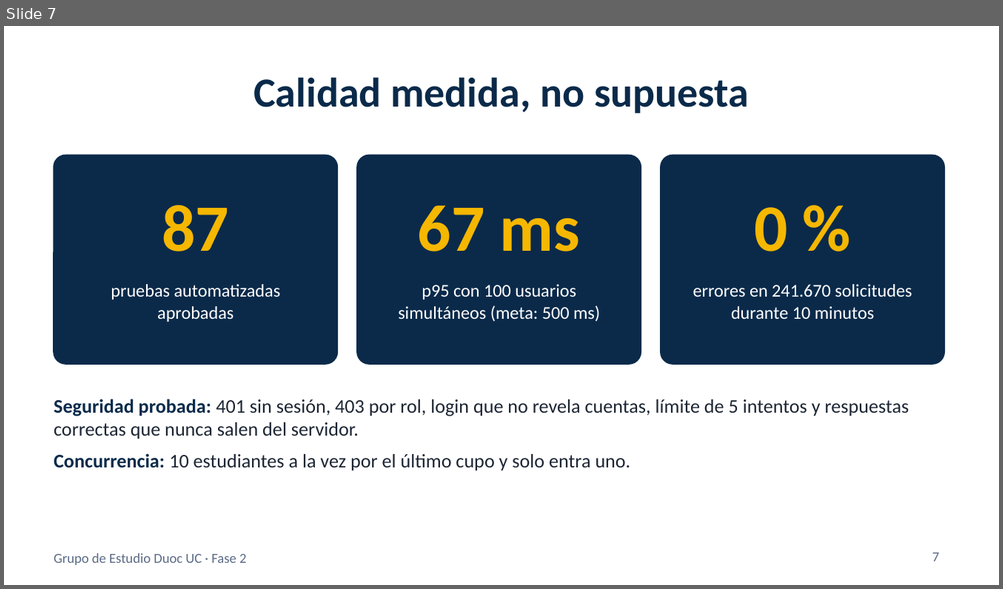
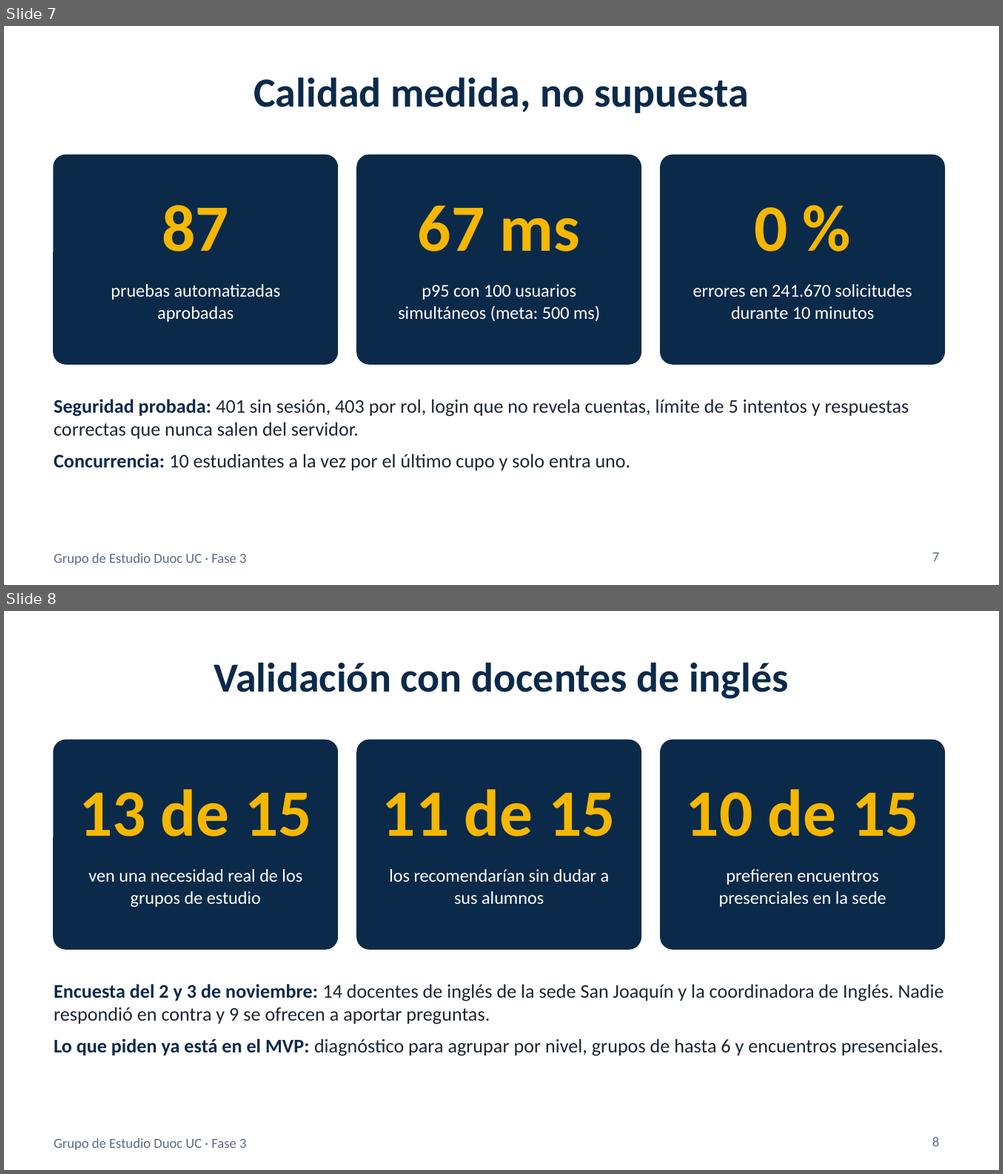
Before and after one commit to alanmartinez135/capstone, a slide deck: Fase 2/Evidencias Proyecto/Presentación Proyecto.pptx. Shown one above the other, each under a label of ours: slide 7 before the commit, slides 7 and 8 after it. The pictures are 1003x589 and 1003x1174 pixels, drawn with LibreOffice and Linux fonts; fonts in the diff are those of the drawing. Boxes give left, top, right and bottom in pixels: in the first picture for what was removed or moved away, otherwise in the second. Text is boxed around its words. In the diff, an @@ line names an element or a change of style, - is before the commit and + after.

Commit message:
cambios fase 2
se añadieron archivos faltantes, además de actualizar guia 2.4 y 2.6

```diff
--- a/Fase 2/Evidencias Proyecto/Presentación Proyecto.pptx
+++ b/Fase 2/Evidencias Proyecto/Presentación Proyecto.pptx
@@ slide 8 added at [4,611,999,1170], background #FFFFFF; not listed: 1 template element that a slide beside it also shows @@
@@ title added at [213,662,788,699], 30 pt, text #0B2A4A, bold @@
+Validación con docentes de inglés
@@ rounded rectangle added at [54,741,337,949], fill #0B2A4A, outline #0B2A4A 1 pt @@
@@ rounded rectangle added at [357,741,640,949], fill #0B2A4A, outline #0B2A4A 1 pt @@
@@ rounded rectangle added at [660,741,944,949], fill #0B2A4A, outline #0B2A4A 1 pt @@
@@ text added at [79,789,312,837], 48 pt, text #F5B700, bold @@
+13 de 15
@@ text added at [382,789,615,837], 48 pt, text #F5B700, bold @@
+11 de 15
@@ text added at [686,789,919,837], 48 pt, text #F5B700, bold @@
+10 de 15
@@ text added at [88,869,302,907], 13 pt, text #FFFFFF @@
+ven una necesidad real de los grupos de estudio
@@ text added at [389,869,609,904], 13 pt, text #FFFFFF @@
+los recomendarían sin dudar a sus alumnos
@@ text added at [719,869,885,907], 13 pt, text #FFFFFF @@
+prefieren encuentros presenciales en la sede
@@ text added at [54,984,944,1056], 14 pt, text #1C2533 @@
+Encuesta del 2 y 3 de noviembre: 14 docentes de inglés de la sede San Joaquín y la coordinadora de Inglés. Nadie respondió en contra y 9 se ofrecen a aportar preguntas.
+Lo que piden ya está en el MVP: diagnóstico para agrupar por nivel, grupos de hasta 6 y encuentros presenciales.
@@ page number added at [932,1137,939,1147], 10 pt, text #5B6B85 @@
+8
@@ slide 7 changed as well @@
@@ text at [54,554,246,565]: text changed @@
-Grupo de Estudio Duoc UC · Fase 2
+Grupo de Estudio Duoc UC · Fase 3
```
Also in this commit, not shown: 8 other slides changed, 1 other slide added, 19 other files.
